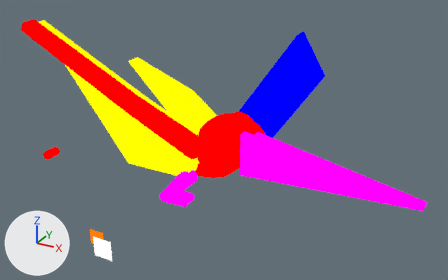
Before and after pictures for a commit that changed the Blender file assets-source/blender/motion/pteranodon-walk.blend.
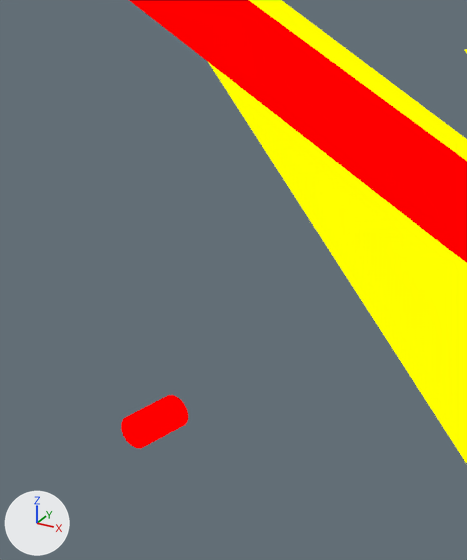
Each version is shown whole from a 50 mm camera at (73.4, -62.3, 44.5) aimed at (44.0, -8.9, 17.8), then close up on the part from 3% to 29% of the width and 17% to 67% of the height. Every picture has the same lights, and +X, +Y and +Z are marked at lower left. The last two pictures show the newer version. Both versions are drawn at full value of the shape key 'walk_03' of 'DinoTycoon_Motion_pteranodon_walk_wing_fingers_tip'; the numbers are the values there.

Objects in the first close-up: 'DinoTycoon_Motion_pteranodon_walk_near_membrane', 'DinoTycoon_Motion_pteranodon_walk_wing_fingers_1', 'DinoTycoon_Motion_pteranodon_walk_wing_fingers_joint_1', 'DinoTycoon_Motion_pteranodon_walk_wing_fingers_tip' and 1 more.
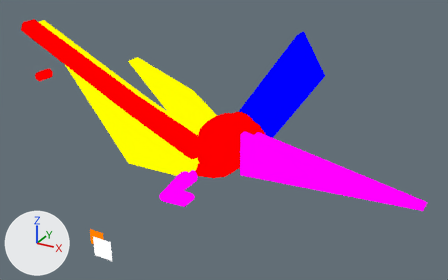
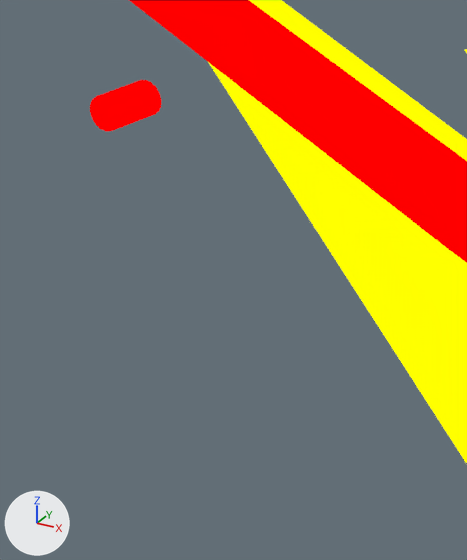
The edits, one by one:
me_dinotycoon_motion_pteranodon_walk_sample_wing_fingers_tip is used by ob_dinotycoon_motion_pteranodon_walk_wing_fingers_tip; location (0.0, 0.0, 0.0).
me_dinotycoon_motion_pteranodon_walk_sample_wing_fingers_tip had 32 vertices, 18 faces and spanned x 13.81..15.01, y -6.0..-4.0, z 7.48..8.68.
me_dinotycoon_motion_pteranodon_walk_sample_wing_fingers_tip now has 32 vertices, 18 faces and spans x 14.25..15.45, y -6.0..-4.0, z 18.92..20.12.
me_dinotycoon_motion_pteranodon_walk_sample_wing_fingers_tip part 1: the whole mesh is moved by (0.43, 0.0, 11.44).

Where the change shows, as pixel boxes [x1, y1, x2, y2] in the close-ups (467 x 560 px):
'DinoTycoon_Motion_pteranodon_walk_wing_fingers_tip', moved: before [121, 395, 188, 448]; after [90, 80, 161, 131]
